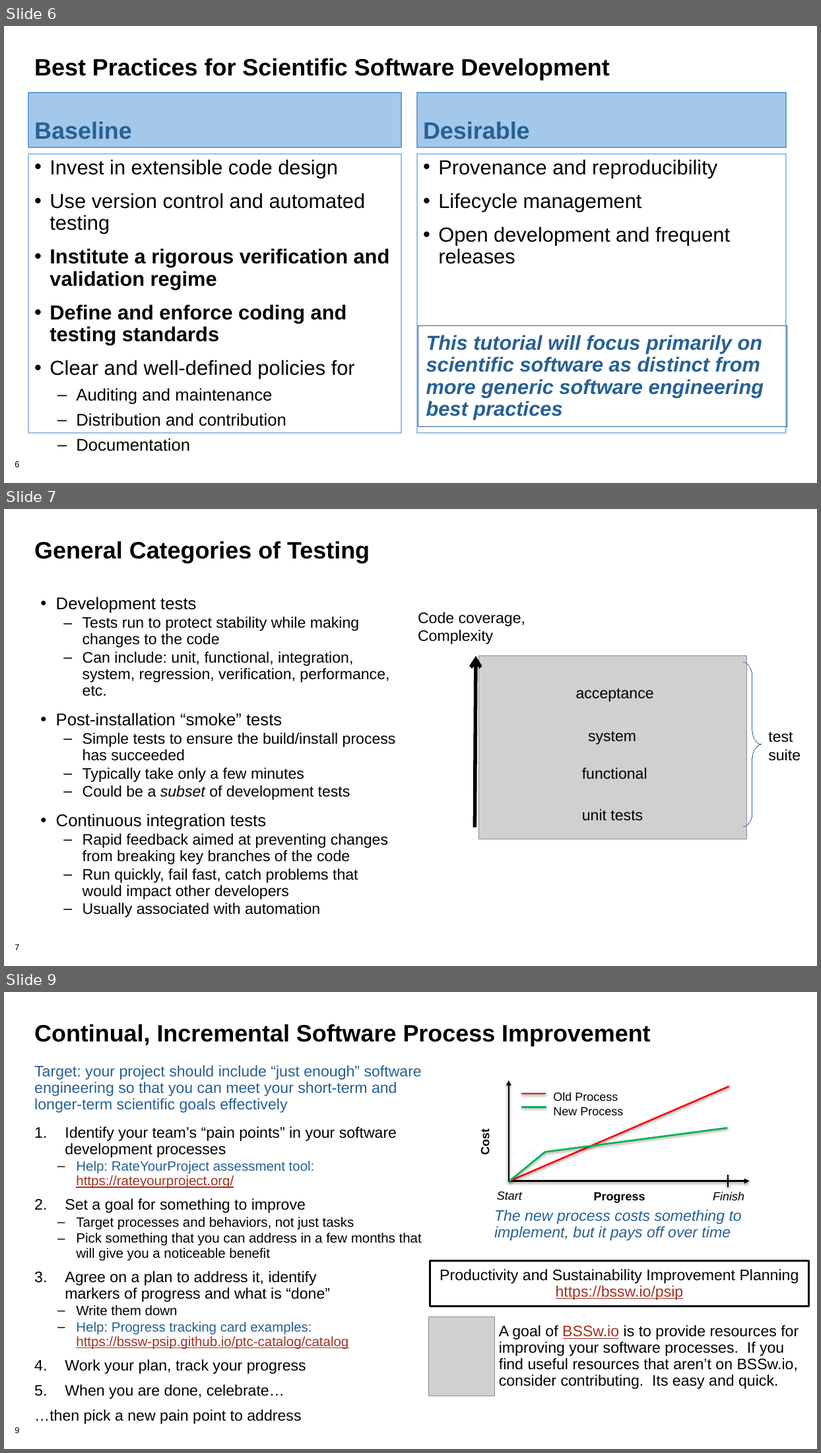
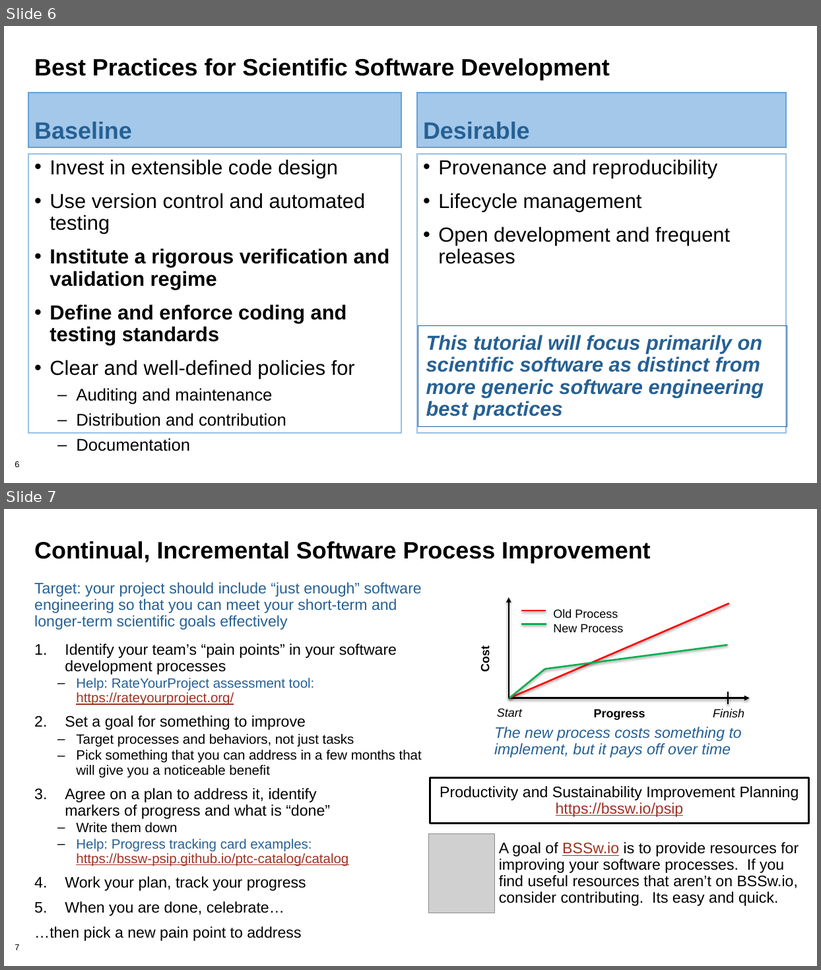
Before and after one commit to bssw-tutorial/presentations, a slide deck: overview-testing.pptx. Shown one above the other, each under a label of ours: slides 6, 7 and 9 before the commit, slides 6 and 7 after it; the slides between them are not shown. The pictures are 821x1453 and 821x970 pixels, drawn with LibreOffice and Linux fonts; fonts in the diff are those of the drawing; grey boxes stand for pictures; background and template pictures are left out. Boxes give left, top, right and bottom in pixels: in the first picture for what was removed or moved away, otherwise in the second. Text is boxed around its words. In the diff, an @@ line names an element or a change of style, - is before the commit and + after.

```diff
--- a/overview-testing.pptx
+++ b/overview-testing.pptx
@@ slide 7 removed at (4,509,817,966), background #FFFFFF; not listed: 1 template element that a slide beside it also shows @@
@@ title removed at (34,541,370,563) @@
-General Categories of Testing
@@ text removed at (56,597,396,918) @@
-• Development tests
-  – Tests run to protect stability while making changes to the code
-  – Can include: unit, functional, integration, system, regression, verification, performance, etc.
-• Post-installation “smoke” tests
-  – Simple tests to ensure the build/install process has succeeded
-  – Typically take only a few minutes
-  – Could be a subset of development tests
-• Continuous integration tests
-  – Rapid feedback aimed at preventing changes from breaking key branches of the code
-  – Run quickly, fail fast, catch problems that would impact other developers
-  – Usually associated with automation
@@ text removed at (418,612,525,644) @@
-Code coverage,
-Complexity
@@ arrow removed from (475, 827) to (476, 656) @@
@@ picture removed at (479,656,747,839) @@
@@ freeform shape removed at (743,662,762,827) @@
@@ text removed at (576,689,654,702) @@
-acceptance
@@ text removed at (588,731,636,745) @@
-system
@@ text removed at (768,732,801,761) @@
-test suite
@@ text removed at (582,768,648,780) @@
-functional
@@ text removed at (582,809,643,821) @@
-unit tests
@@ what was slide 9 is now slide 7 @@
@@ page number at (15,945,19,951): text changed @@
-9
+7
```
Also in this commit, not shown: 1 other slide removed.
